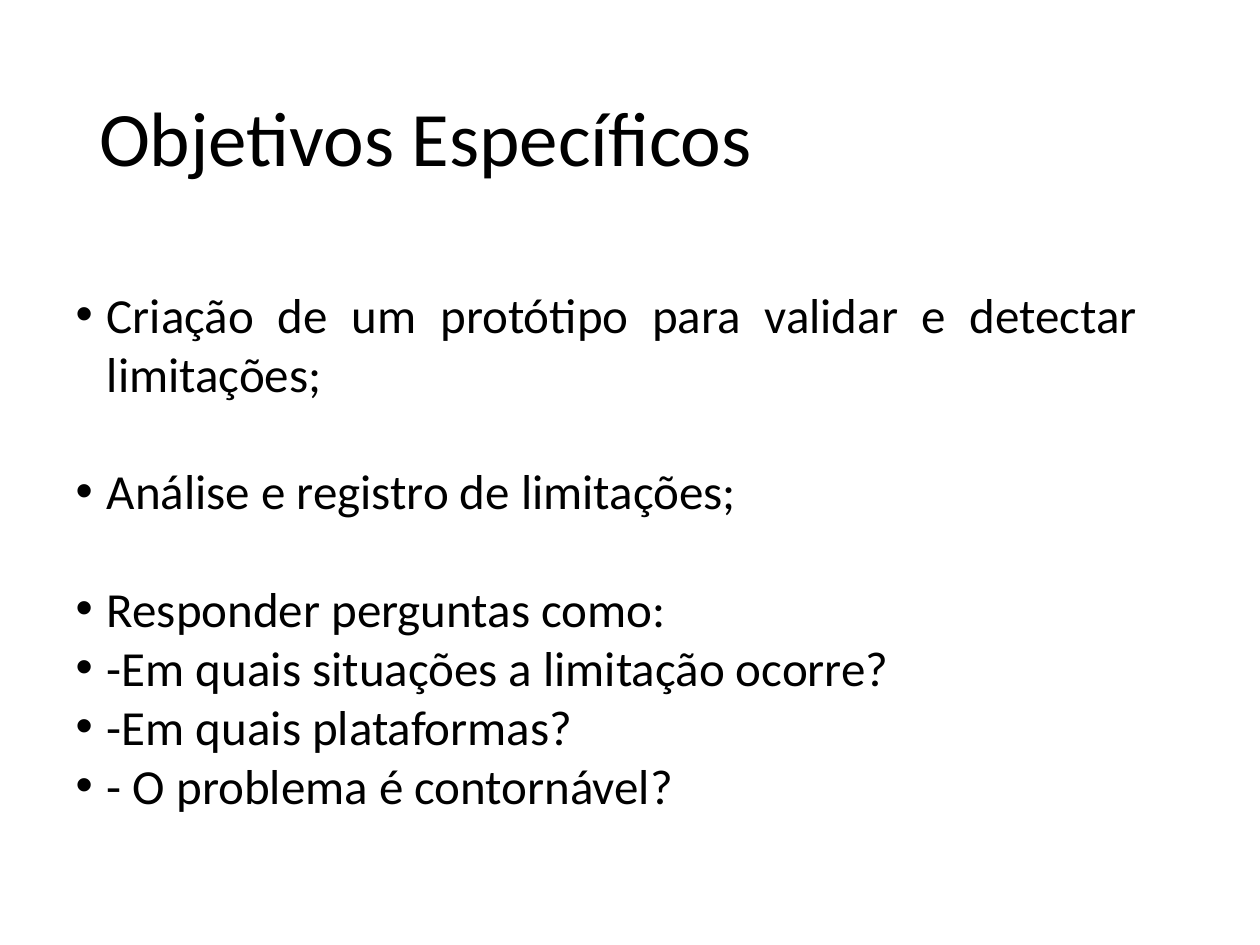
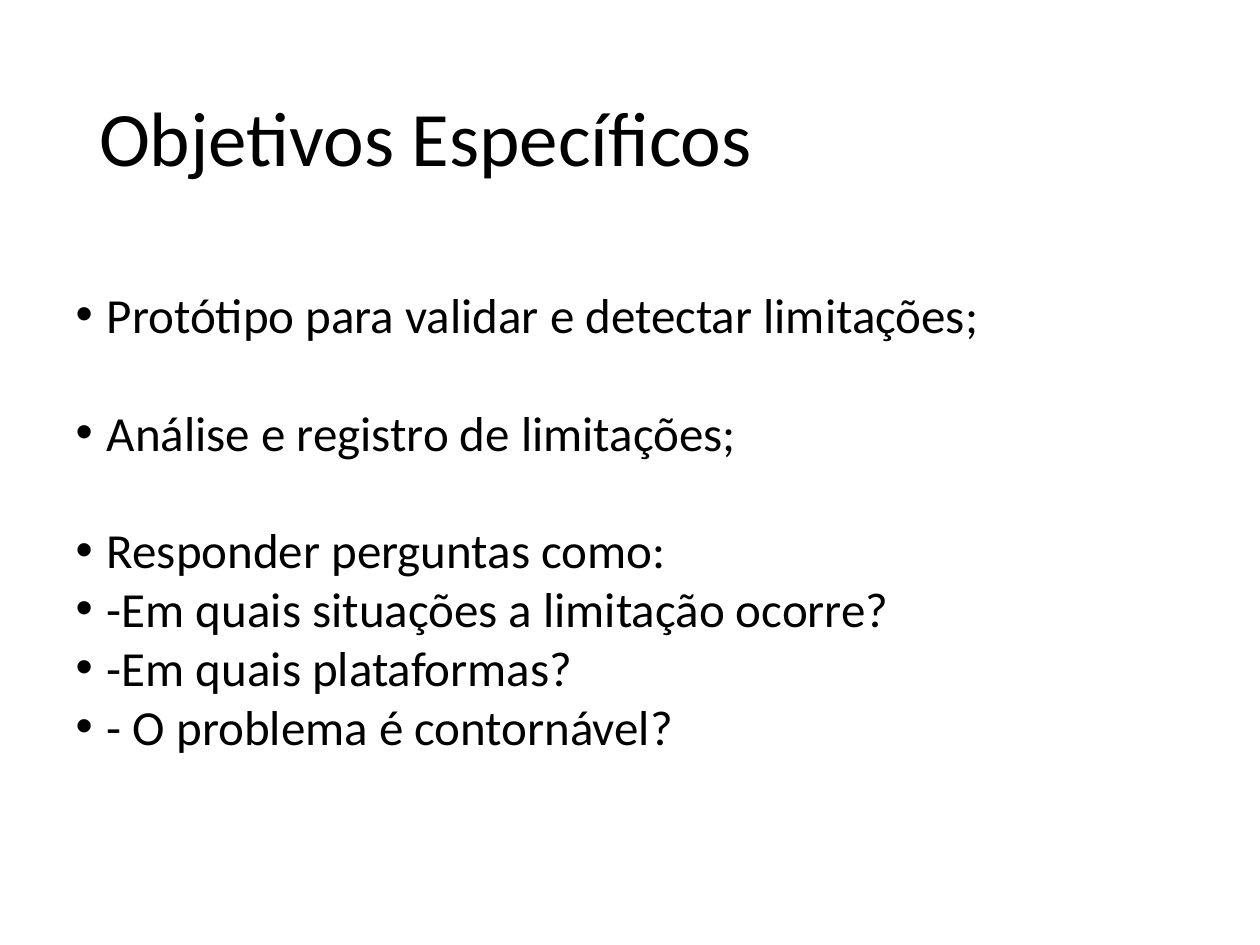
Before and after one commit to jeanCarloMachado/htmlLimitations, a slide deck: slide 7 of LimitacoesHTMLJogosMultiplataforma.odp (slide 8 before the commit). Drawn at 1260x945 pixels with LibreOffice and Linux fonts; fonts in the diff are those of the drawing; background and template pictures are left out. Boxes give left, top, right and bottom in pixels: in the first picture for what was removed or moved away, otherwise in the second. Text is boxed around its words. In the diff, an @@ line names an element or a change of style, - is before the commit and + after.

```diff
--- a/LimitacoesHTMLJogosMultiplataforma.odp
+++ b/LimitacoesHTMLJogosMultiplataforma.odp
@@ text at <box>107,299,978,342</box>: text changed @@
-• Criação de um protótipo para validar e detectar limitações;
+• Protótipo para validar e detectar limitações;
```
Also in this commit, not shown: 10 other slides changed, 3 slides removed, 1 other file.
